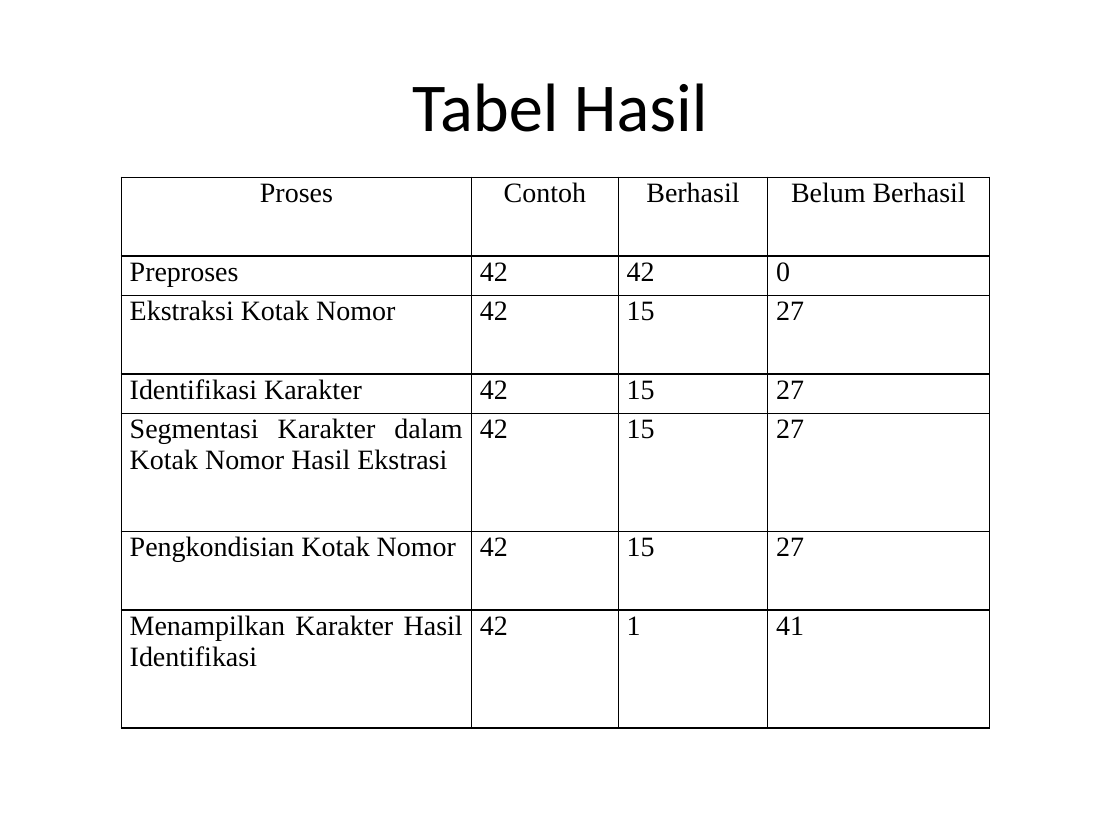
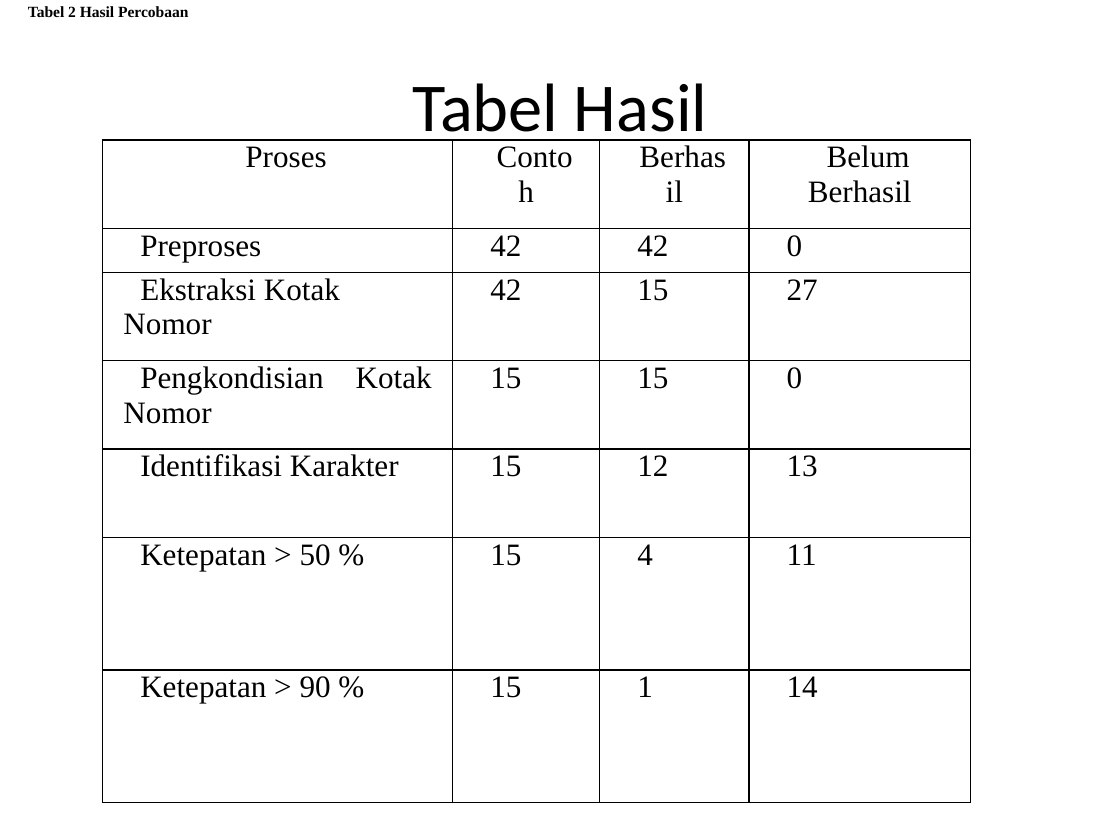
Before and after one commit to tbalci/pln-pcd, a slide deck: slide 9 of presentasi PCD.pptx. Drawn at 1120x840 pixels with LibreOffice and Linux fonts; fonts in the diff are those of the drawing. Boxes give left, top, right and bottom in pixels: in the first picture for what was removed or moved away, otherwise in the second. Text is boxed around its words. In the diff, an @@ line names an element or a change of style, - is before the commit and + after.

```diff
--- a/presentasi PCD.pptx
+++ b/presentasi PCD.pptx
@@ text added at (x1=28, y1=6, x2=188, y2=17), 10 pt, text #000000, bold @@
+Tabel 2 Hasil Percobaan
@@ table at (x1=103, y1=140, x2=971, y2=803) @@
-row 4: Identifikasi Karakter | 42 | 15 | 27
+row 4: Pengkondisian Kotak Nomor | 15 | 15 | 0
-row 5: Segmentasi Karakter dalam Kotak Nomor Hasil Ekstrasi | 42 | 15 | 27
+row 5: Identifikasi Karakter | 15 | 12 | 13
-row 6: Pengkondisian Kotak Nomor | 42 | 15 | 27
+row 6: Ketepatan > 50 % | 15 | 4 | 11
-row 7: Menampilkan Karakter Hasil Identifikasi | 42 | 1 | 41
+row 7: Ketepatan > 90 % | 15 | 1 | 14
@@ size 18 to 20 pt in "Proses", "Contoh", "Berhasil", "Belum Berhasil" and 10 more places @@
@@ indent changed @@
@@ table resized from (x1=121, y1=177, x2=989, y2=728) to (x1=103, y1=140, x2=971, y2=803) @@
```
Also in this commit, not shown: 2 other slides changed, 3 other files.
